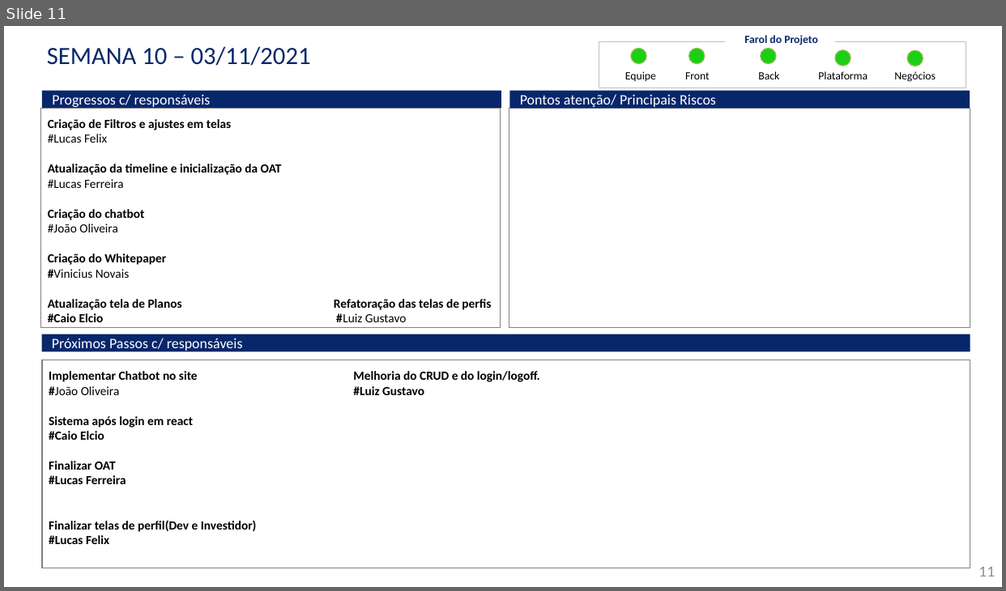
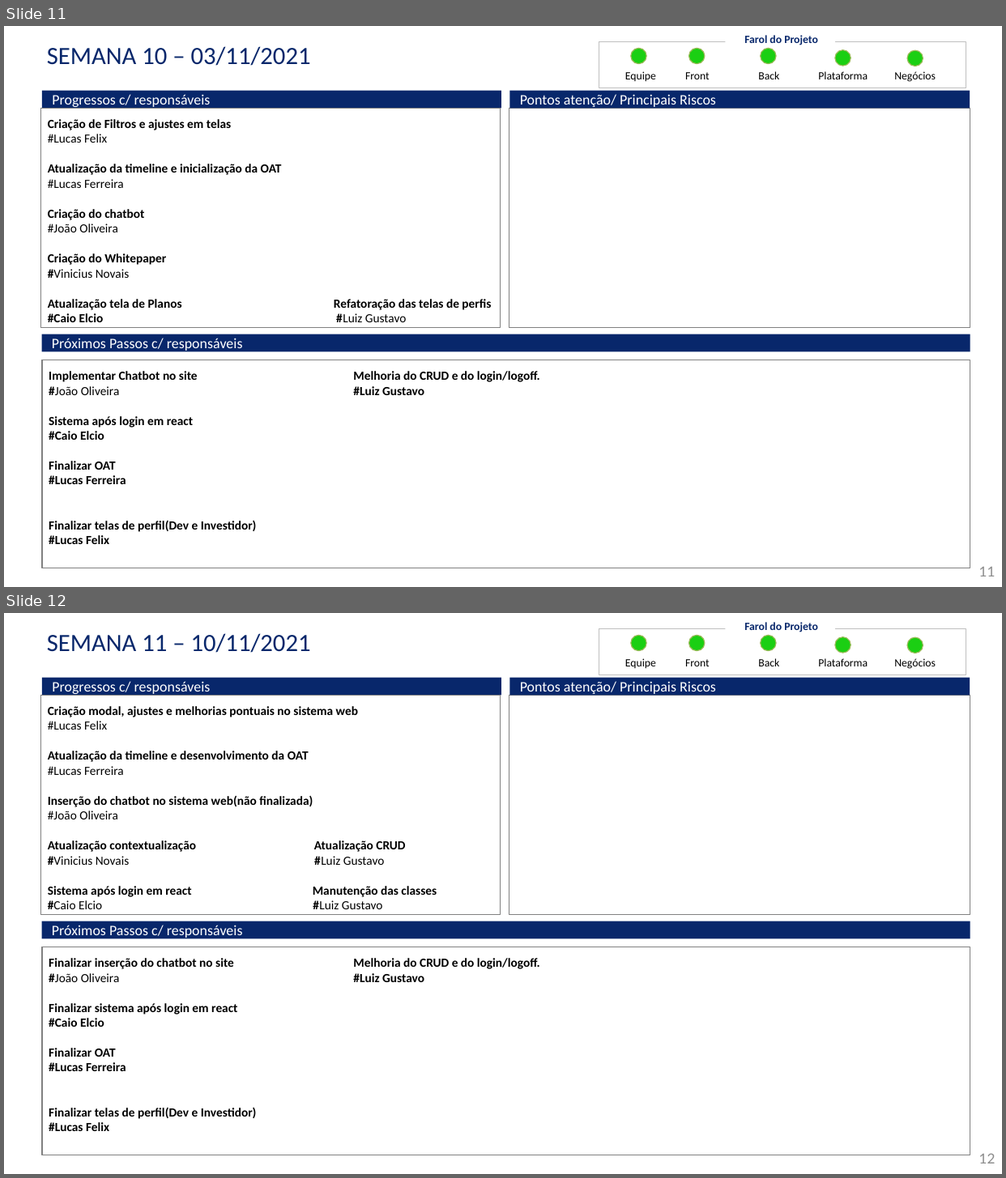
Before and after one commit to vini-novais/Grupo07-2WORK, a slide deck: Documentos/Status Report/StatusReport.pptx. Shown one above the other, each under a label of ours: slide 11 before the commit, slides 11 and 12 after it. The pictures are 1006x591 and 1006x1178 pixels, drawn with LibreOffice and Linux fonts; fonts in the diff are those of the drawing. Boxes give left, top, right and bottom in pixels: in the first picture for what was removed or moved away, otherwise in the second. Text is boxed around its words. In the diff, an @@ line names an element or a change of style, - is before the commit and + after.

Commit message:
Adiciona atualização do Status report semana 11

```diff
--- a/Documentos/Status Report/StatusReport.pptx
+++ b/Documentos/Status Report/StatusReport.pptx
@@ slide 12 added at (x1=4, y1=613, x2=1002, y2=1174), background #FFFFFF @@
@@ title added at (x1=47, y1=633, x2=311, y2=653), 26.5 pt, text #08276B @@
+SEMANA 11 – 10/11/2021
@@ rectangle added at (x1=599, y1=628, x2=966, y2=675), outline #BFBFBF 0.5 pt @@
@@ ellipse added at (x1=631, y1=636, x2=646, y2=651), fill #1BCF13, outline #9BBB59 1 pt @@
@@ ellipse added at (x1=689, y1=636, x2=705, y2=651), fill #1BCF13, outline #9BBB59 1 pt @@
@@ text added at (x1=744, y1=622, x2=818, y2=632), 11.8 pt, text #08276B, bold @@
+Farol do Projeto
@@ ellipse added at (x1=761, y1=636, x2=776, y2=651), fill #1BCF13, outline #9BBB59 1 pt @@
@@ ellipse added at (x1=835, y1=636, x2=850, y2=653), fill #1BCF13, outline #9BBB59 1 pt @@
@@ text added at (x1=625, y1=658, x2=656, y2=669), 11.8 pt, text #000000 @@
+Equipe
@@ text added at (x1=685, y1=659, x2=710, y2=666), 11.8 pt, text #000000 @@
+Front
@@ text added at (x1=758, y1=658, x2=779, y2=666), 11.8 pt, text #000000 @@
+Back
@@ text added at (x1=818, y1=658, x2=867, y2=666), 11.8 pt, text #000000 @@
+Plataforma
@@ text added at (x1=894, y1=658, x2=936, y2=669), 11.8 pt, text #000000 @@
+Negócios
@@ ellipse added at (x1=908, y1=637, x2=923, y2=653), fill #1BCF13, outline #9BBB59 1 pt @@
@@ rectangle added at (x1=42, y1=678, x2=501, y2=695), fill #08276B, 15.4 pt, text #FFFFFF @@
+Progressos c/ responsáveis
@@ rectangle added at (x1=509, y1=678, x2=970, y2=695), fill #08276B, 15.4 pt, text #FFFFFF @@
+Pontos atenção/ Principais Riscos
@@ rectangle added at (x1=40, y1=695, x2=501, y2=915), outline #808080 1 pt, 13.2 pt, text #000000, bold @@
+  Criação modal, ajustes e melhorias pontuais no sistema web
+  #Lucas Felix
+  Atualização da timeline e desenvolvimento da OAT
+  #Lucas Ferreira
+  Inserção do chatbot no sistema web(não finalizada)
+#João Oliveira
+Atualização contextualização Atualização CRUD
+#Vinicius Novais #Luiz Gustavo
+Sistema após login em react Manutenção das classes
+#Caio Elcio #Luiz Gustavo
@@ rectangle added at (x1=509, y1=695, x2=970, y2=915), outline #808080 1 pt @@
@@ rectangle added at (x1=42, y1=921, x2=970, y2=939), fill #08276B, 15.4 pt, text #FFFFFF @@
+Próximos Passos c/ responsáveis
@@ rectangle added at (x1=42, y1=947, x2=970, y2=1156), outline #808080 1 pt, 13.2 pt, text #000000, bold @@
+  Finalizar inserção do chatbot no site
+  #João Oliveira
+  Finalizar sistema após login em react
+  #Caio Elcio
+  Finalizar OAT
+  #Lucas Ferreira
+  Finalizar telas de perfil(Dev e Investidor)
+  #Lucas Felix
+  Melhoria do CRUD e do login/logoff.
+  #Luiz Gustavo
@@ page number added at (x1=979, y1=1153, x2=995, y2=1164), 14.7 pt, text #8C8C8C @@
+12
```
